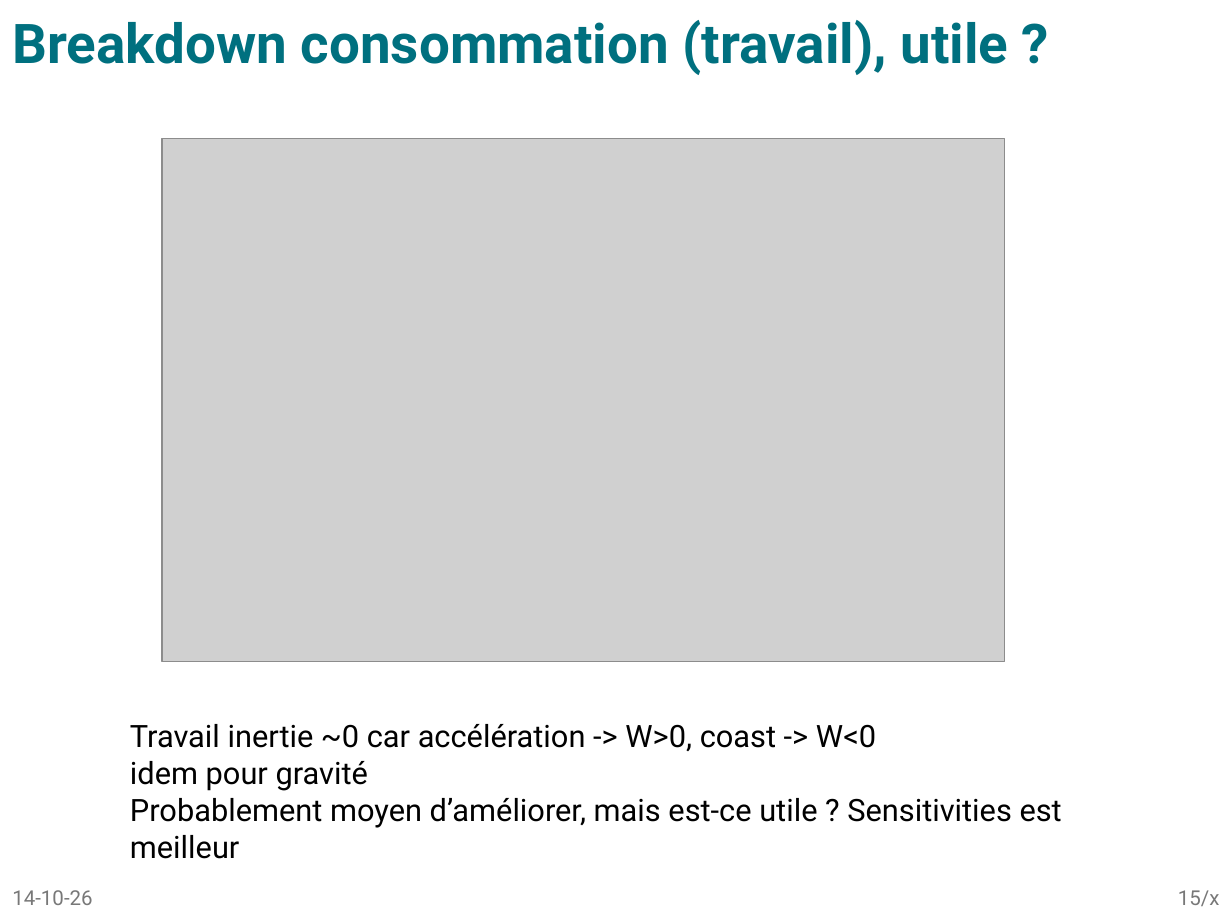
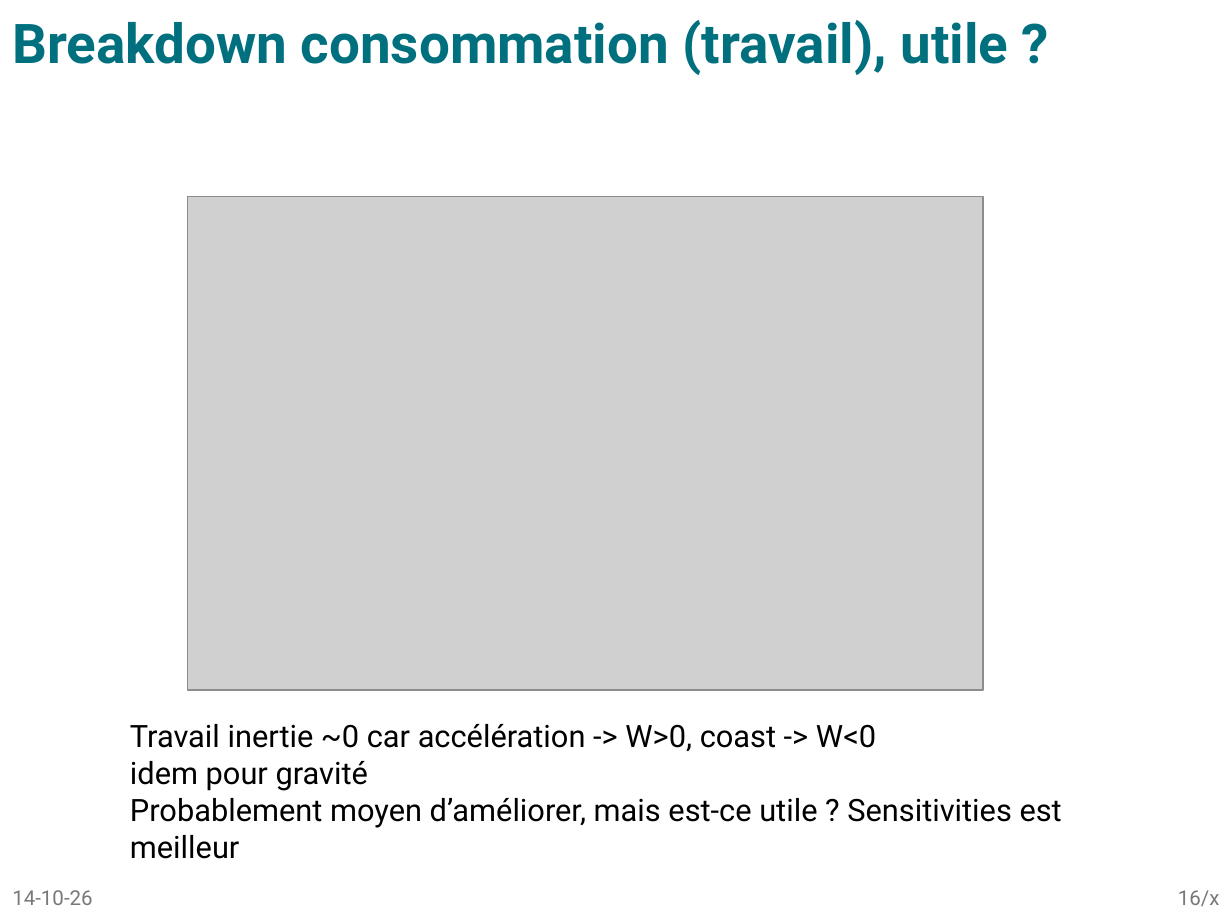
Before and after one commit to tomBeauve/ShellEcoLiege, a slide deck: slide 16 of Efficiency_calculator/SEM_lapTime_consumption.pptx (slide 15 before the commit). Drawn at 1232x924 pixels with LibreOffice and Linux fonts; fonts in the diff are those of the drawing; grey boxes stand for pictures. Boxes give left, top, right and bottom in pixels: in the first picture for what was removed or moved away, otherwise in the second. Text is boxed around its words. In the diff, an @@ line names an element or a change of style, - is before the commit and + after.

```diff
--- a/Efficiency_calculator/SEM_lapTime_consumption.pptx
+++ b/Efficiency_calculator/SEM_lapTime_consumption.pptx
@@ picture: place and size @@
-picture at (163, 139, 1005, 662)
+picture at (187, 197, 983, 691)
@@ page number at (1178, 890, 1220, 906): text changed @@
-15/x
+16/x
```
Also in this commit, not shown: 9 other slides changed, 1 slide added, 8 other files.
